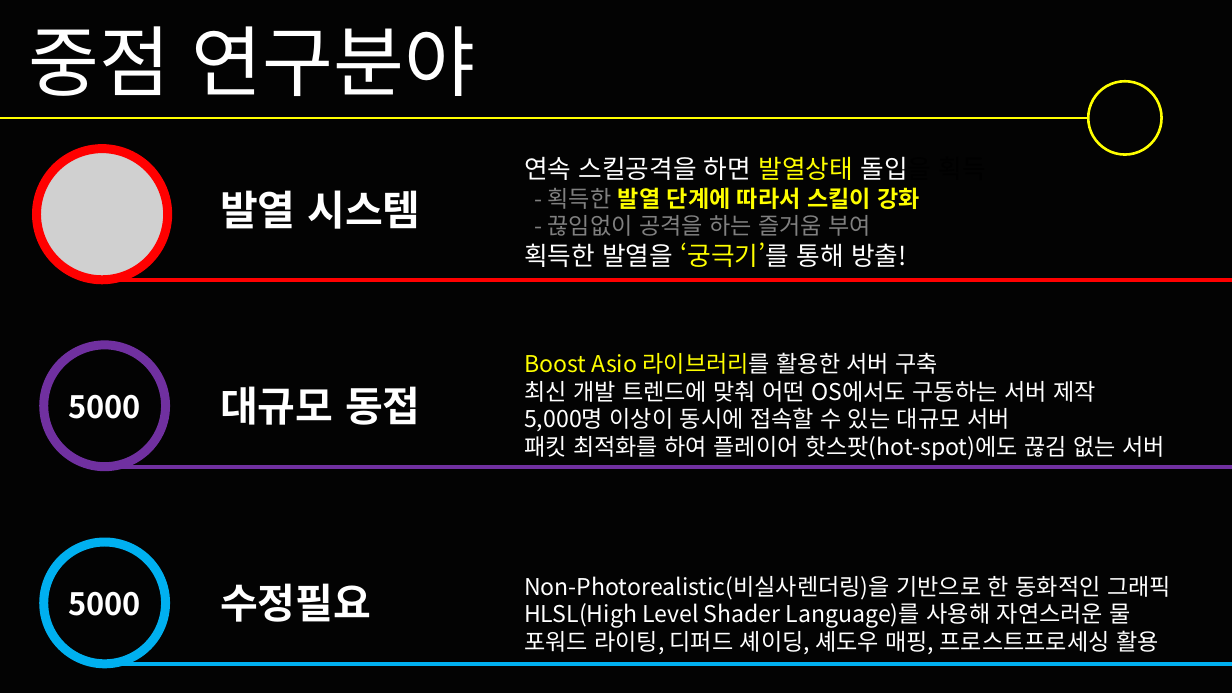
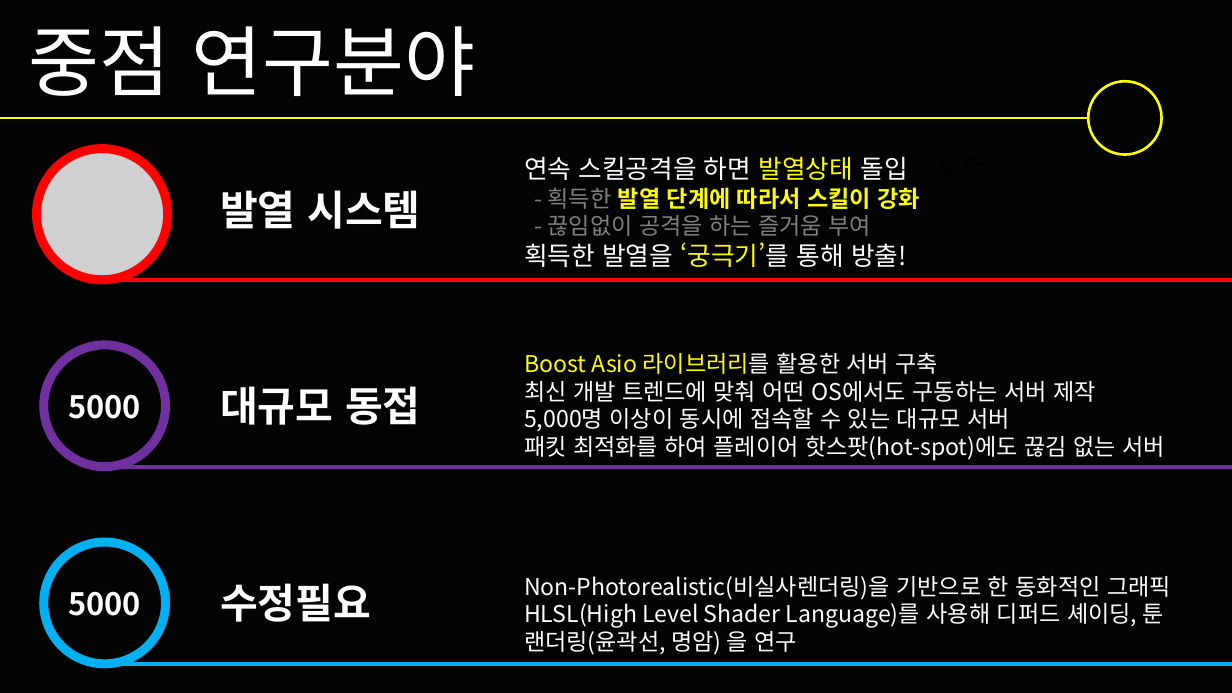
Before and after one commit to korleinster/gamebusdriver, a slide deck: slide 5 of documents/중간발표/노루막이_김형준_신창섭_홍승필_허지훈.pptx. Drawn at 1232x693 pixels with LibreOffice and Linux fonts; fonts in the diff are those of the drawing; grey boxes stand for pictures; background and template pictures are left out. Boxes give left, top, right and bottom in pixels: in the first picture for what was removed or moved away, otherwise in the second. Text is boxed around its words. In the diff, an @@ line names an element or a change of style, - is before the commit and + after.

```diff
--- a/documents/중간발표/노루막이_김형준_신창섭_홍승필_허지훈.pptx
+++ b/documents/중간발표/노루막이_김형준_신창섭_홍승필_허지훈.pptx
@@ text at (524, 599, 1164, 655): text changed @@
-HLSL(High Level Shader Language)를 사용해 자연스러운 물
-포워드 라이팅, 디퍼드 셰이딩, 셰도우 매핑, 프로스트프로세싱 활용
+HLSL(High Level Shader Language)를 사용해 디퍼드 셰이딩, 툰
+랜더링(윤곽선, 명암) 을 연구
```
Also in this commit, not shown: 1 other slide changed.
